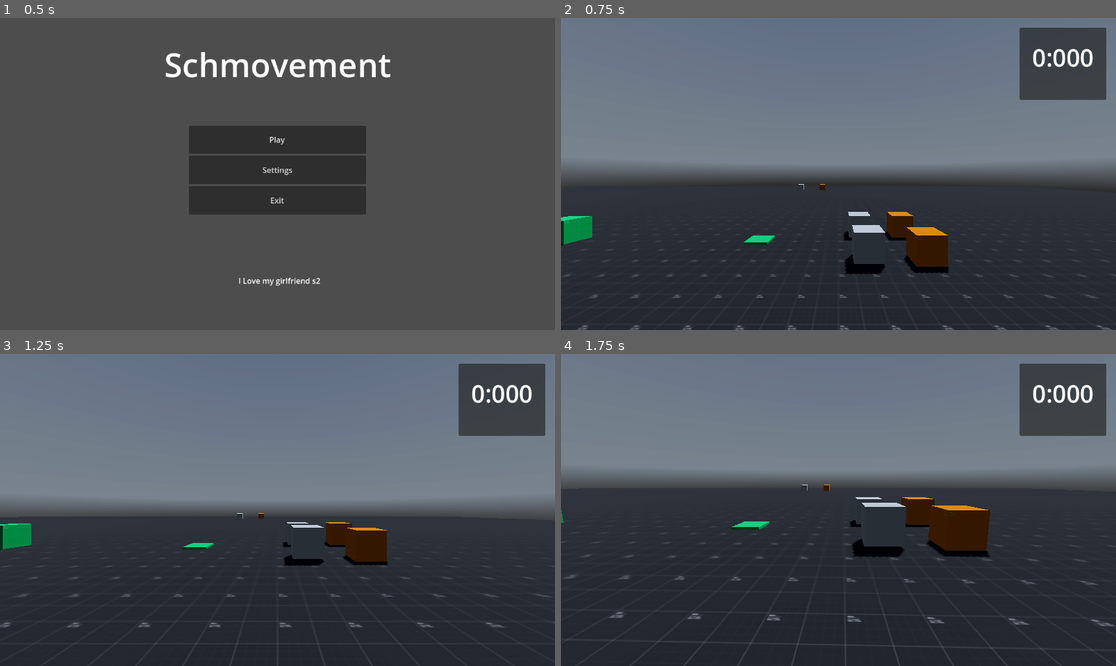
Above: before the commit, frames 1-4 (two rows, left to right).
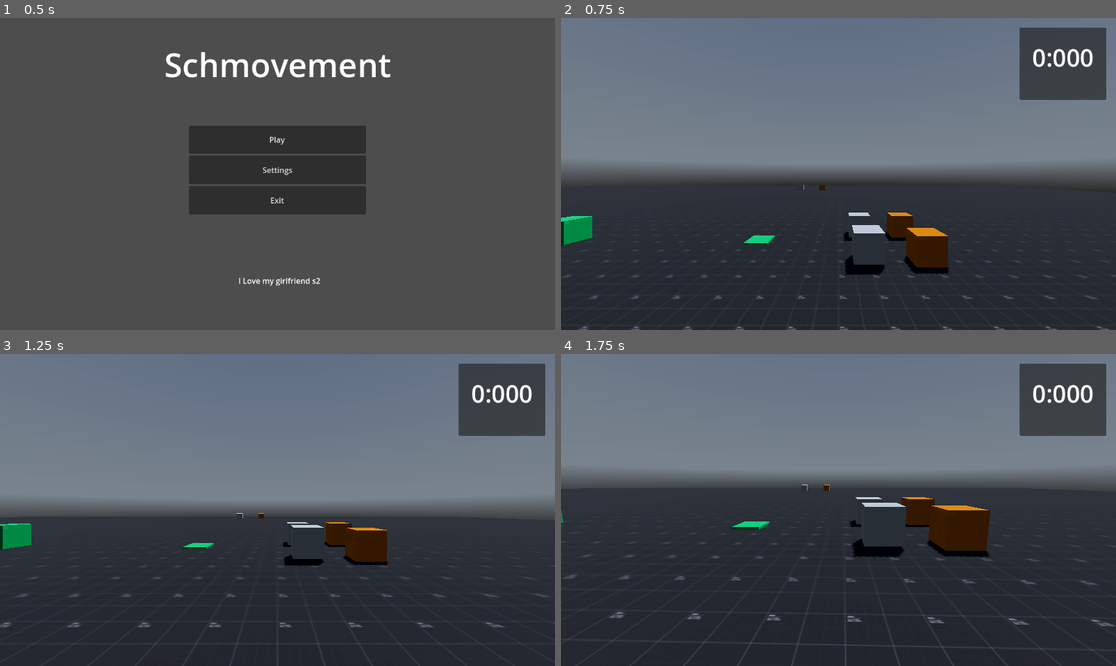
Above: after the commit, the same moments.

Repository: BreadDemon/Schmovement
Game: Godot game, scene res://nodes/menus/game_menu.tscn
The game is run twice, just before and just after one commit, with the same random seed, the same clock (stepped at 60 frames per second) and the same inputs. A sky picture missing from this copy of the repository is replaced by a grey-blue gradient.
Inputs (mouse positions are in pixels of both pictures, inside the frame that each line leads up to):
- Up to frame 1 (0.5 s): no input
- Up to frame 2 (0.75 s): click "Play" at 0.5 s
- Up to frame 3 (1.25 s): no input
- Up to frame 4 (1.75 s): tap Enter at 1.25 s; move the mouse to (832, 516) at 1.27 s; hold W (forward) from 1.28 s (still down); hold Ctrl (Crouch) from 1.28 s (still down); tap Space (Jump) at 1.52 s

Frame 1 is identical in both runs. In frame 2, 0.4% of the frame differs, in the area x 0-100%, y 53-100%; in frame 3, less than 0.1%; in frame 4, less than 0.1%.

Commit message:
Removed unecessary keybinds, fixed spelling

Diff:
--- a/src/project.godot
+++ b/src/project.godot
@@ -48,15 +48,11 @@
 Sprint={
 "deadzone": 0.5,
 "events": [Object(InputEventKey,"resource_local_to_scene":false,"resource_name":"","device":-1,"window_id":0,"alt_press …(182 unchanged characters)…
-, Object(InputEventMouseButton,"resource_local_to_scene":false,"resource_name":"","device":-1,"window_id":0,"alt_pressed":false,"shift_pressed":false,"ctrl_pressed":false,"meta_pressed":false,"button_mask":128,"position":Vector2(121, 23),"global_position":Vector2(125, 64),"factor":1.0,"button_index":8,"canceled":false,"pressed":true,"double_click":false,"script":null)
-, Object(InputEventMouseButton,"resource_local_to_scene":false,"resource_name":"","device":-1,"window_id":0,"alt_pressed":false,"shift_pressed":false,"ctrl_pressed":false,"meta_pressed":false,"button_mask":2,"position":Vector2(158, 20),"global_position":Vector2(162, 61),"factor":1.0,"button_index":2,"canceled":false,"pressed":true,"double_click":false,"script":null)
 ]
 }
 Crouch={
 "deadzone": 0.5,
 "events": [Object(InputEventKey,"resource_local_to_scene":false,"resource_name":"","device":-1,"window_id":0,"alt_press …(182 unchanged characters)…
-, Object(InputEventMouseButton,"resource_local_to_scene":false,"resource_name":"","device":-1,"window_id":0,"alt_pressed":false,"shift_pressed":false,"ctrl_pressed":false,"meta_pressed":false,"button_mask":256,"position":Vector2(168, 18),"global_position":Vector2(172, 59),"factor":1.0,"button_index":9,"canceled":false,"pressed":true,"double_click":false,"script":null)
-, Object(InputEventMouseButton,"resource_local_to_scene":false,"resource_name":"","device":-1,"window_id":0,"alt_pressed":false,"shift_pressed":false,"ctrl_pressed":false,"meta_pressed":false,"button_mask":1,"position":Vector2(200, 14),"global_position":Vector2(204, 55),"factor":1.0,"button_index":1,"canceled":false,"pressed":true,"double_click":false,"script":null)
 ]
 }
 Jump={
--- a/src/scripts/input_settings.gd
+++ b/src/scripts/input_settings.gd
@@ -13,7 +13,7 @@
 	"left": "Move Left",
 	"right": "Move Right",
 	"Sprint": "Sprint",
-	"Crouch": "Crought",
+	"Crouch": "Crouch",
 	"Jump": "Jump",
 	"Reset": "Reset"
 }
